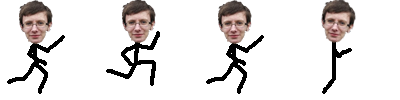
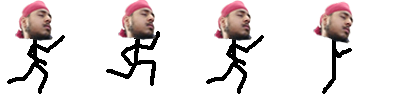
Layers edited between the first and the second 400 × 100 image:
added group "roshan" with 4 layers above "daleep" over (15, 0, 354, 44)
added layer "1" (1st of 18, in "roshan") in group "roshan" over (15, 0, 53, 44)
added layer "2" (1st of 17, in "roshan") in group "roshan" over (118, 0, 156, 43)
added layer "3" (1st of 17, in "roshan") in group "roshan" over (214, 0, 252, 44)
added layer "4" (1st of 19, in "roshan") in group "roshan" over (313, 0, 354, 44)
hid group "christopher" (4 layers) over (15, 0, 357, 44)
